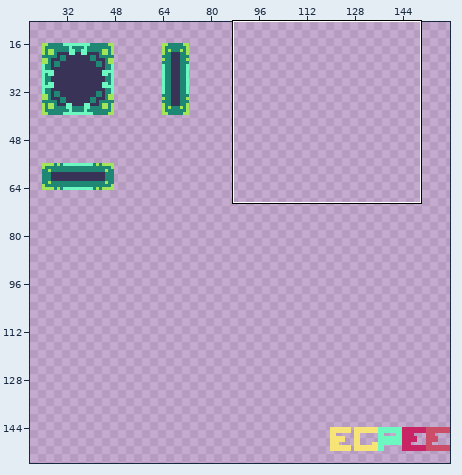
Pixel-art file: design/tileset.ase. The picture above shows the old version from afar; the outline marks the close-up.
Close-up. First the earlier version:
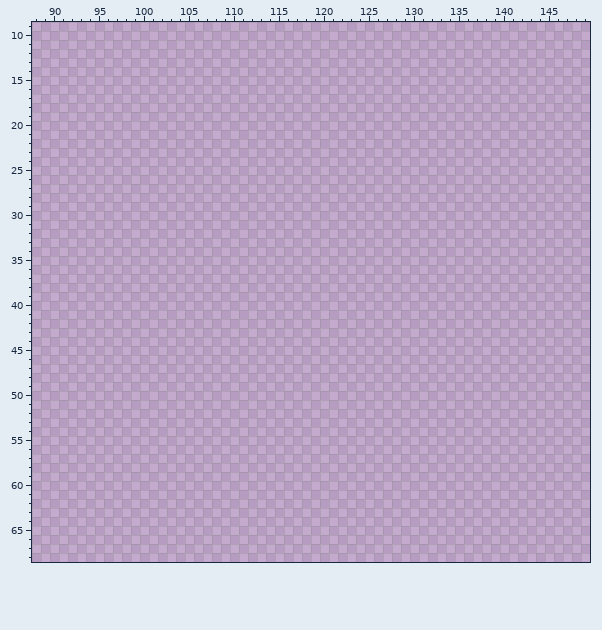
160x160 pixels, 1 frame. Shown: x 88..149, y 9..68. The wide view leaves out empty margins.
Palette (. is transparent): 
Pixels before (only the part around the change), first column x 88:
 9 ..............................................................
10 ..............................................................
11 ..............................................................
12 ..............................................................
13 ..............................................................
14 ..............................................................
15 ..............................................................
16 ..............................................................
17 ..............................................................
18 ..............................................................
19 ..............................................................
20 ..............................................................
21 ..............................................................
22 ..............................................................
23 ..............................................................
24 ..............................................................
25 ..............................................................
26 ..............................................................
27 ..............................................................
28 ..............................................................
29 ..............................................................
30 ..............................................................
31 ..............................................................
32 ..............................................................
33 ..............................................................
34 ..............................................................
35 ..............................................................
36 ..............................................................
37 ..............................................................
38 ..............................................................
39 ..............................................................
40 ..............................................................
41 ..............................................................
42 ..............................................................
43 ..............................................................
44 ..............................................................
45 ..............................................................
46 ..............................................................
47 ..............................................................
48 ..............................................................
49 ..............................................................
50 ..............................................................
51 ..............................................................
52 ..............................................................
53 ..............................................................
54 ..............................................................
55 ..............................................................
56 ..............................................................
57 ..............................................................
58 ..............................................................
59 ..............................................................
60 ..............................................................
61 ..............................................................
62 ..............................................................
63 ..............................................................
64 ..............................................................
65 ..............................................................
66 ..............................................................
67 ..............................................................
Now the later version:
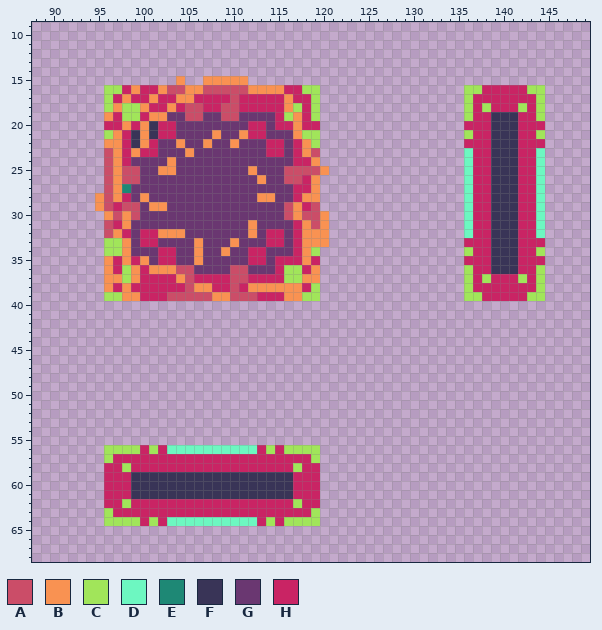
Colours new in this view: A #cb4d68  B #f99252  C #a1e55a  D #6df7c1  E #1e8875  F #393457  G #6a3771  H #c92464
The edit:
Changed rows in their new state; - is an unchanged pixel.
first column x 95:
15 ---------B--BBBBB---------------------------------
16 -CCHBHHBAABBAAAAABBBBHHCC----------------CCHHHHHCC
17 -CHBHHBHHBBHHHHAHHHHHBHHC----------------CHHHHHHHC
18 -CBCCBHHBHAAHHAAHHHHHBCHC----------------CHCHHHCHC
19 -BHCCHBBGGAAGGAAGGGGHCBHC----------------CHHFFFHHC
20 -HHBHBFHHGGGGGGGGHHGHHBHH----------------HHHFFFHHH
21 -CBHFBFHHGGGGBGGBHHGGGBCC----------------CHHFFFHHC
22 -BBHFBHGGBGGBGGBGGGHHGHBC----------------HHHFFFHHH
23 -ABHBHHGGGBGGGGGGGGHHGHBA----------------DHHFFFHHD
24 -ABHGGGGBGGGGGGGGGGGGGHHB----------------DHHFFFHHD
25 -ABAAGGBBGGGGGGGGBGGGAAAAB---------------DHHFFFHHD
26 -ABAAGGGGGGGGGGGGGBGGAAHB----------------DHHFFFHHD
27 -ABEGGGGGGGGGGGGGGGGGGHHB----------------DHHFFFHHD
28 BABHGBGGGGGGGGGGGGBBGGHBB----------------DHHFFFHHD
29 BAHAAGBBGGGGGGGGGGGGGABHA----------------DHHFFFHHD
30 -BABAGGGGGGGGGGGGGGGGABAAB---------------DHHFFFHHD
31 -AHBGGGGGGGGGGGGGBGGGGHBAB---------------DHHFFFHHD
32 -ABHGHHBBBGGGGGGGBGHHGHBBB---------------DHHFFFHHD
33 -CCBGHHGGGGBGGGBGGGHHGHBBB---------------HHHFFFHHH
34 -CCBGGGHHGGBGGBGGHHGGGHBC----------------CHHFFFHHC
35 -BHBHBGHHGGBGGGGGHHGHHHBH----------------HHHFFFHHH
36 -BHCBHBBBAAGGGGAAGGGHCCHB----------------CHHFFFHHC
37 -BBCBHHHHBAHHHHAAHHHHCCBB----------------CHCHHHCHC
38 -BHBHHHHHHABBHHAHBBBBBBHC----------------CHHHHHHHC
39 -CCBBHHHAAAAABBAAAHHHBBCC----------------CCHHHHHCC
first column x 96:
56 CCCCHCHDDDDDDDDDDHCHCCCC
57 CHHHHHHHHHHHHHHHHHHHHHHC
58 HHCHHHHHHHHHHHHHHHHHHCHH
59 HHHFFFFFFFFFFFFFFFFFFHHH
60 HHHFFFFFFFFFFFFFFFFFFHHH
61 HHHFFFFFFFFFFFFFFFFFFHHH
62 HHCHHHHHHHHHHHHHHHHHHCHH
63 CHHHHHHHHHHHHHHHHHHHHHHC
64 CCCCHCHDDDDDDDDDDHCHCCCC
Boxes around the changes in both close-ups, in picture pixels (x1, y1, x2, y2):
added: (95, 76, 329, 301)
added: (464, 85, 545, 301)
added: (104, 445, 320, 526)
